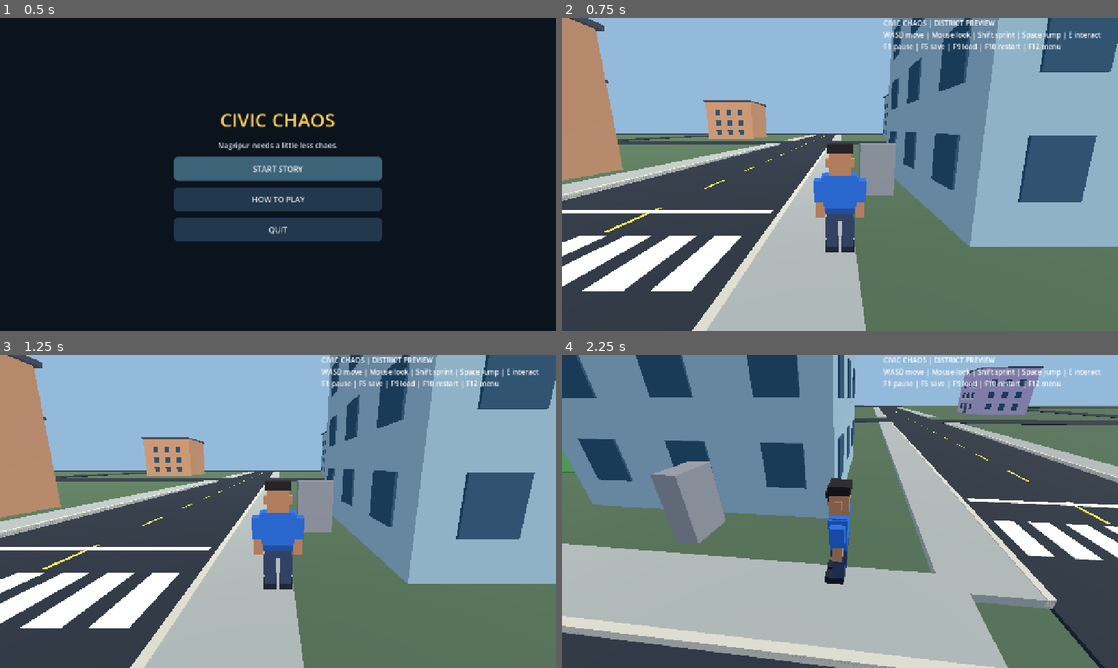
Above: before the commit, frames 1-4 (two rows, left to right).
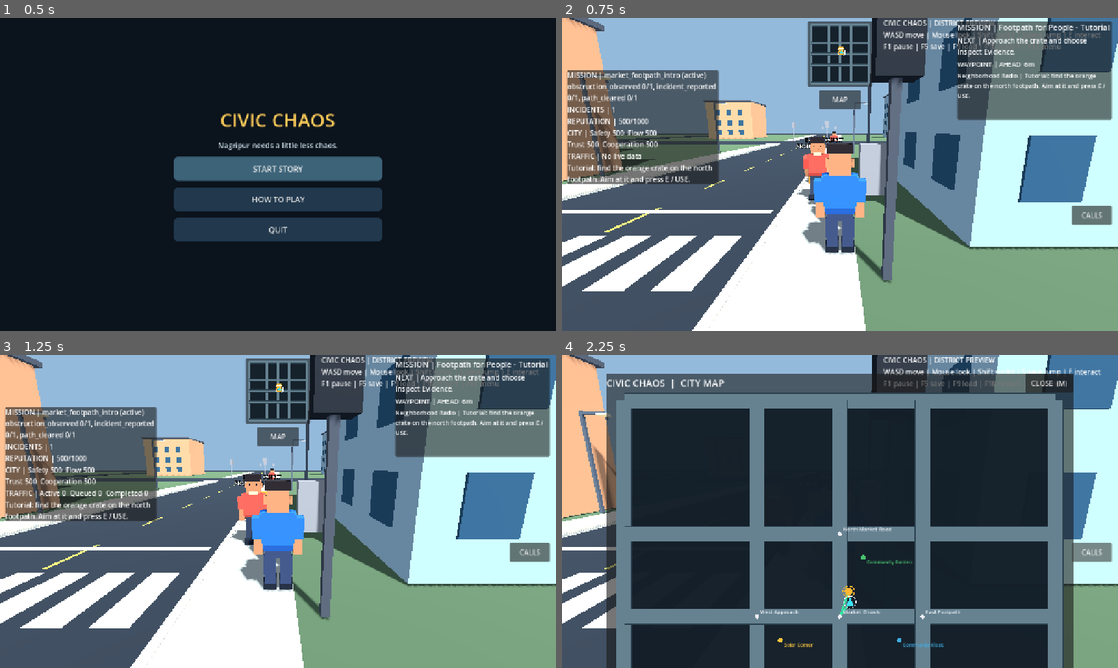
Above: after the commit, the same moments.

Repository: gauravprajapat-23/civic-chaos
Game: Godot game, scene res://scenes/core/menu.tscn
Same seed, same stepped clock (60 frames per second), same inputs: the game is played once before the commit and once after it.
Inputs (mouse positions are in pixels of both pictures, inside the frame that each line leads up to):
- Up to frame 1 (0.5 s): no input
- Up to frame 2 (0.75 s): click "START STORY" at 0.5 s
- Up to frame 3 (1.25 s): no input
- Up to frame 4 (2.25 s): click (840, 436) at 1.25 s, where only the run after the commit has a clickable "MAP"; click (1090, 552) at 2 s, where only the run after the commit has a clickable "CALLS"

Frame 1 is identical in both runs. In frame 2, 78% of the frame differs, in the area x 0-100%, y 0-100%; in frame 3, 78%; in frame 4, 94%.
Error before the commit: Parse Error: Could not parse global class "CivicTrafficSpawner" from "res://scripts/traffic/traffic_spawner.gd". (res://scripts/core/main.gd:118)

Commit message:
fix(godot): use tabs consistently in traffic spawner LOD and tow service methods [skip ci]

Diff:
--- a/scripts/traffic/traffic_spawner.gd
+++ b/scripts/traffic/traffic_spawner.gd
@@ -94,14 +94,14 @@
 ## CAR-ART-05E: render-only fleet adjustment from the active camera.
 ## Never called during collision probing or checkpoint transactions.
 func update_fleet_visual_lod(camera_position: Vector3) -> void:
-    if restore_prepared():
-        return
-    for car in active_vehicles:
-        if not is_instance_valid(car) or not car.active:
-            continue
-        var visuals: CivicVehicleVisuals = car.get_node_or_null("DetailVisuals") as CivicVehicleVisuals
-        if visuals != null:
-            visuals.update_lod_distance(car.global_position.distance_to(camera_position))
+	if restore_prepared():
+		return
+	for car in active_vehicles:
+		if not is_instance_valid(car) or not car.active:
+			continue
+		var visuals: CivicVehicleVisuals = car.get_node_or_null("DetailVisuals") as CivicVehicleVisuals
+		if visuals != null:
+			visuals.update_lod_distance(car.global_position.distance_to(camera_position))
 
 func queue_pressure() -> Dictionary:
 	var stopped: int = 0
@@ -291,39 +291,39 @@
 ## signal, pedestrian reservation and occupied vehicle conflict zone.
 ## Physical sweeps in the mission separately protect its full route.
 func municipal_service_observation(vehicle: CivicVehicleAgent) -> Dictionary:
-    var clear: Dictionary = {"detected": false}
-    if road_graph == null or vehicle == null or vehicle.route.is_empty():
-        return clear
-    if vehicle.current_route_index < 0 or vehicle.current_route_index >= vehicle.route.size():
-        return clear
-    var lane: CivicLaneData = road_graph.get_lane(vehicle.route[vehicle.current_route_index])
-    if lane == null or not CentralPriority.is_inbound(lane):
-        return clear
-    var gap: float = lane.length_m() - CentralPriority.STOP_LINE_M - vehicle.lane_distance_m
-    if gap < 0.0:
-        return clear
-    var hold_reason: String = municipal_service_hold_reason(vehicle)
-    return _merge_stop_line(clear, gap, vehicle.minimum_gap_m) if hold_reason != "" else clear
+	var clear: Dictionary = {"detected": false}
+	if road_graph == null or vehicle == null or vehicle.route.is_empty():
+		return clear
+	if vehicle.current_route_index < 0 or vehicle.current_route_index >= vehicle.route.size():
+		return clear
+	var lane: CivicLaneData = road_graph.get_lane(vehicle.route[vehicle.current_route_index])
+	if lane == null or not CentralPriority.is_inbound(lane):
+		return clear
+	var gap: float = lane.length_m() - CentralPriority.STOP_LINE_M - vehicle.lane_distance_m
+	if gap < 0.0:
+		return clear
+	var hold_reason: String = municipal_service_hold_reason(vehicle)
+	return _merge_stop_line(clear, gap, vehicle.minimum_gap_m) if hold_reason != "" else clear
 
 func municipal_service_hold_reason(vehicle: CivicVehicleAgent) -> String:
-    if road_graph == null or vehicle == null or vehicle.route.is_empty():
-        return ""
-    if vehicle.current_route_index < 0 or vehicle.current_route_index >= vehicle.route.size():
-        return ""
-    var lane: CivicLaneData = road_graph.get_lane(vehicle.route[vehicle.current_route_index])
-    if lane == null or not CentralPriority.is_inbound(lane):
-        return ""
-    if lane.length_m() - CentralPriority.STOP_LINE_M - vehicle.lane_distance_m < 0.0:
-        return ""
-    if traffic_signals != null and traffic_signals.aspect_for_approach(signal_approach_for_lane(lane, city_mode)) != "green":
-        return "red_signal"
-    if crossing_reservations != null:
-        if crossing_reservations.occupant("pedestrian_crossing_ns") >= 0 or crossing_reservations.occupant("pedestrian_crossing_ew") >= 0:
-            return "pedestrian_crossing"
-    for car in active_vehicles:
-        if CentralPriority.occupies(car, road_graph):
-            return "central_zone_occupied"
-    return ""
+	if road_graph == null or vehicle == null or vehicle.route.is_empty():
+		return ""
+	if vehicle.current_route_index < 0 or vehicle.current_route_index >= vehicle.route.size():
+		return ""
+	var lane: CivicLaneData = road_graph.get_lane(vehicle.route[vehicle.current_route_index])
+	if lane == null or not CentralPriority.is_inbound(lane):
+		return ""
+	if lane.length_m() - CentralPriority.STOP_LINE_M - vehicle.lane_distance_m < 0.0:
+		return ""
+	if traffic_signals != null and traffic_signals.aspect_for_approach(signal_approach_for_lane(lane, city_mode)) != "green":
+		return "red_signal"
+	if crossing_reservations != null:
+		if crossing_reservations.occupant("pedestrian_crossing_ns") >= 0 or crossing_reservations.occupant("pedestrian_crossing_ew") >= 0:
+			return "pedestrian_crossing"
+	for car in active_vehicles:
+		if CentralPriority.occupies(car, road_graph):
+			return "central_zone_occupied"
+	return ""
 
 static func _merge_stop_line(observation: Dictionary, gap: float, minimum_gap: float) -> Dictionary:
 	var safe_gap: float = maxf(0.0, gap + minimum_gap)
